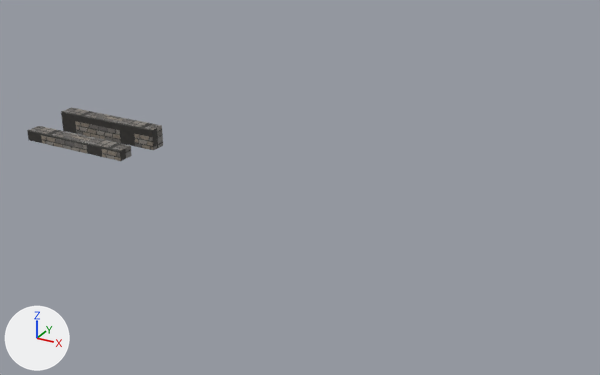
An edit to the glTF model public/models/stonesteps.glb, drawn before and after from the same camera.
One viewpoint serves both versions: a 50 mm lens placed at (5.76, -6.33, 2.96), pointed at (2.26, 0.03, -0.22). Lighting does not change. The marker at lower left points along +X, +Y and +Z. The older version comes first. Where no turn or scale is listed for an object, it has been applied to the vertices. Vertices at exactly the same position are counted once.

The first picture shows 'StoneStep1', 'StoneStep2'.
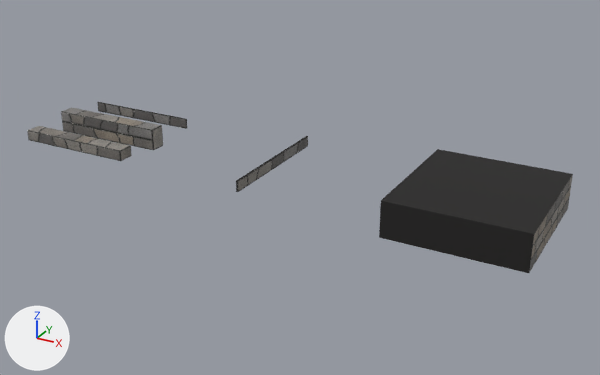
Diff of the bpy script that builds the scene:
```diff
--- a/public/models/stonesteps.glb.py
+++ b/public/models/stonesteps.glb.py
@@ me_stonestep1 @@
 me_stonestep1.from_pydata(...)  # 56 vertices, 108 faces; spans x -0.616..0.616, y -0.084..0.084, z -0.112..0.112
 # used by ob_stonestep1; location = (0.0, 0.0, 0.0)
+# me_stonestep1 part 1: texture (UV) coordinates of 108 of 108 faces, centred in x -0.616..0.616, y -0.084..0.084, z -0.112..0.112, changed; they spanned u -0.4..1.3, v 0.01..0.97 and now span u 0.0..0.97, v 0.0..0.3
 me_stonestep1.materials.append(mat_stonestepgranite)
@@ me_stonestep0 @@
+me_stonestep0.from_pydata(...)  # 56 vertices, 108 faces; spans x -0.618..0.618, y -0.006..0.006, z -0.056..0.056
+me_stonestep0.materials.append(mat_stonestepgranite)
@@ me_stoneside @@
+me_stoneside.from_pydata(...)  # 56 vertices, 108 faces; spans x -0.01..0.01, y -0.658..0.658, z -0.056..0.056
+me_stoneside.materials.append(mat_stonestepgranite)
@@ me_stonefoot @@
+me_stonefoot.from_pydata(...)  # 56 vertices, 108 faces; spans x -0.618..0.618, y -0.658..0.658, z -0.168..0.168
+me_stonefoot.materials.append(mat_stonestepgranite)
@@ ob_stonestep0 @@
+ob_stonestep0 = bpy.data.objects.new('StoneStep0', me_stonestep0)
+ob_stonestep0.location = (0.0, 0.5, 0.0)
@@ ob_stoneside @@
+ob_stoneside = bpy.data.objects.new('StoneSide', me_stoneside)
+ob_stoneside.location = (2.0, 0.0, 0.0)
@@ ob_stonefoot @@
+ob_stonefoot = bpy.data.objects.new('StoneFoot', me_stonefoot)
+ob_stonefoot.location = (4.0, 0.0, 0.0)
```

Changed parts and their boxes [x1, y1, x2, y2] in the pictures (600 x 375 px):
'StoneFoot', added: after [379, 149, 573, 273]
'StoneSide', added: after [236, 136, 308, 192]
'StoneStep0', added: after [97, 102, 187, 129]
part 1 of me_stonestep1, surface changed: [61, 107, 163, 150] in both
